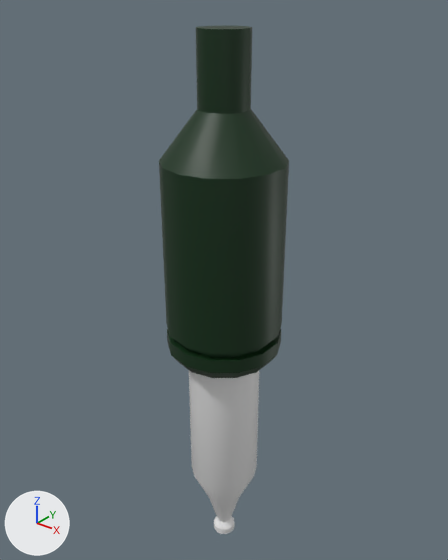
The OBJ model Hell2024/Hell2024/res/models2/ChristmasLight.obj: old version first, new version second.
Both versions are drawn from a camera (50 mm lens) standing at (0.0538, -0.0672, 0.0057) and looking at (-0.002, 0.0026, -0.0376). The axes (+X, +Y, +Z) are drawn at lower left. The lights are the same throughout. Where no turn or scale is listed for an object, it has been applied to the vertices.

The first picture shows 'ChristmasLight'.
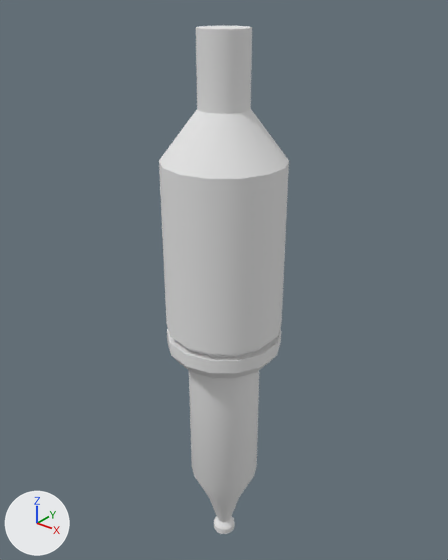
Location of each change, [x1, y1, x2, y2] in pixels of the pictures (448 x 560 px):
'ChristmasLight', surface changed, recoloured
    both: [159, 26, 289, 469]

What changed in the scene script:
```text
Change mat_plastic:
    mat_plastic.base_color: (0.000632, 0.0263, 0.00394) -> (0.8, 0.8, 0.8)  # dark green #022d0d -> white #e7e7e7
    mat_plastic.roughness: 0.5 -> 1.0
```
